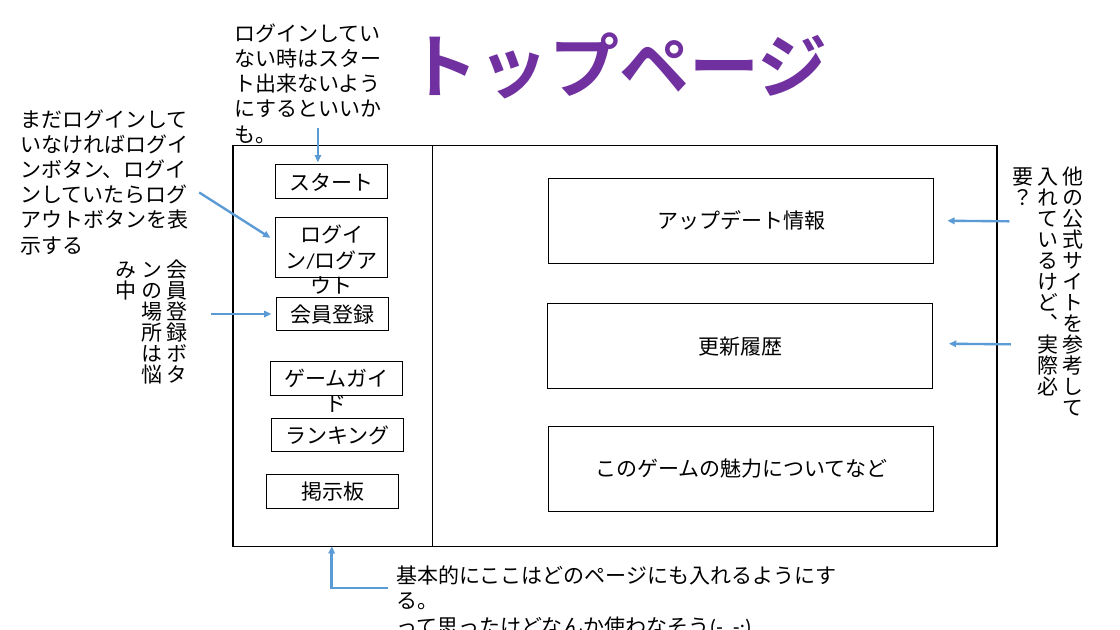
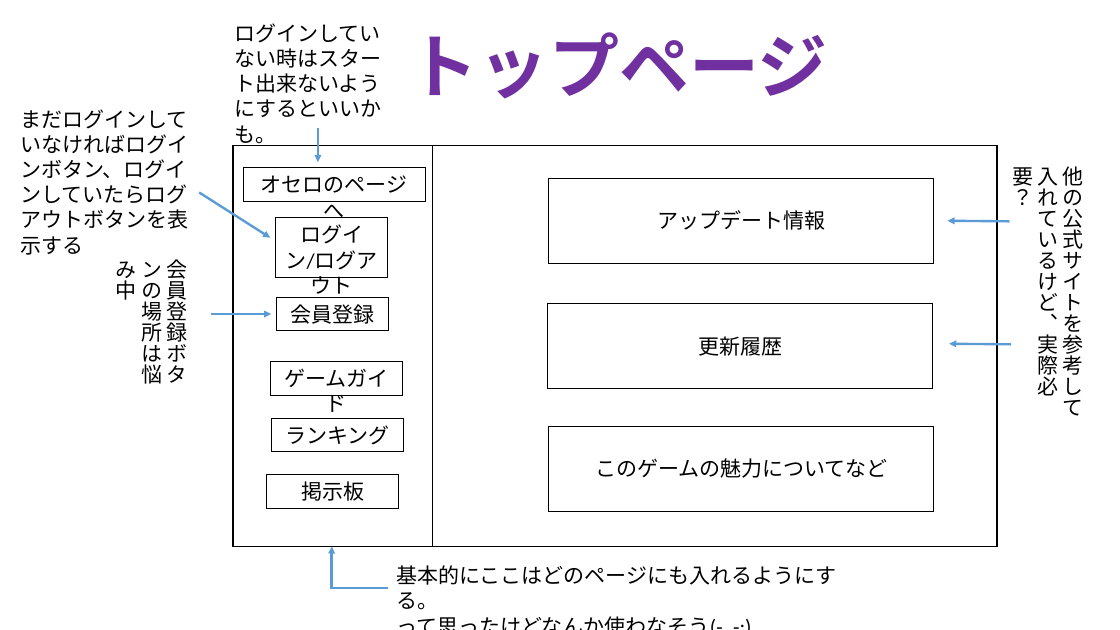
Before and after one commit to TakanoriOnuma/WebApplication, a slide deck: slide 1 of design/HTMLページ設計.pptx. Drawn at 1120x630 pixels with LibreOffice and Linux fonts; fonts in the diff are those of the drawing. Boxes give left, top, right and bottom in pixels: in the first picture for what was removed or moved away, otherwise in the second. Text is boxed around its words. In the diff, an @@ line names an element or a change of style, - is before the commit and + after.

Commit message:
オセロのページを追加
JavaScriptで作ったゲームをWebApplicationとして使うために必要なページを書いた。
まだ量が多くて泣きそうになる（泣）。

```diff
--- a/design/HTMLページ設計.pptx
+++ b/design/HTMLページ設計.pptx
@@ rectangle "オセロのページへ": place and size @@
-rectangle "オセロのページへ" at box(276, 165, 388, 198)
+rectangle "オセロのページへ" at box(244, 168, 426, 202)
@@ text in rectangle at box(261, 175, 408, 218): text changed @@
-スタート
+オセロのページへ
```
Also in this commit, not shown: 3 slides added.
